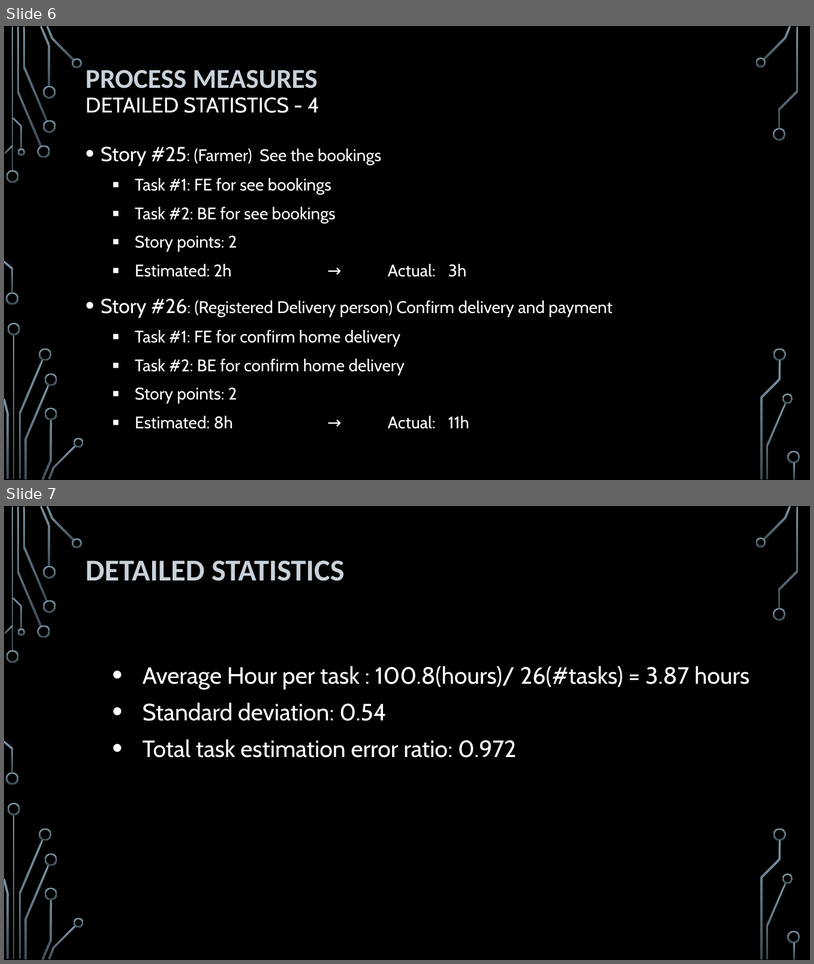
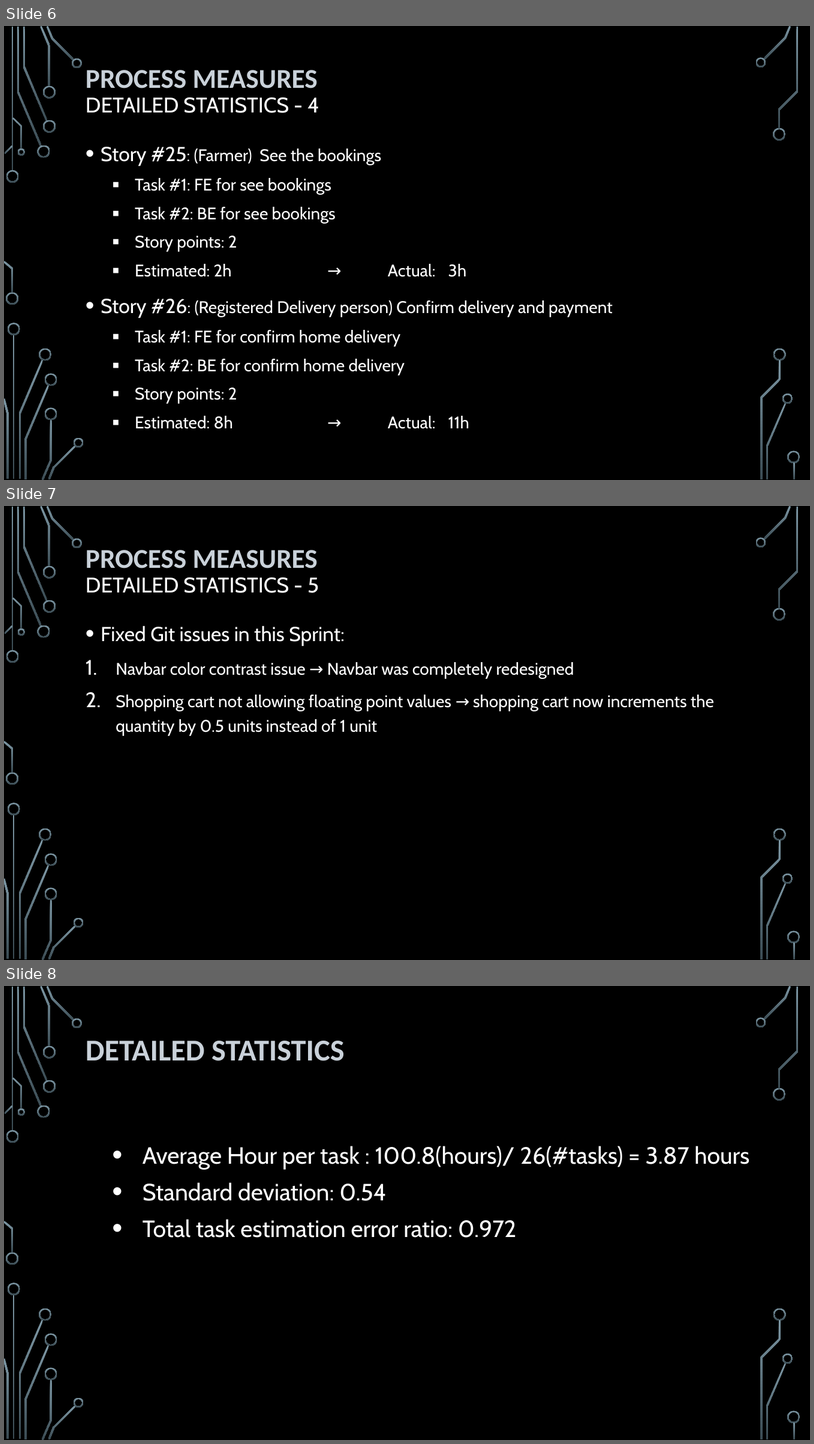
Before and after one commit to HeydarliAtabay/SolidarityPurchasingGroup, a slide deck: Retrospective/Sprint 3 - Retrospective.pptx. Shown one above the other, each under a label of ours: slides 6 and 7 before the commit, slides 6, 7 and 8 after it. The pictures are 814x964 and 814x1444 pixels, drawn with LibreOffice and Linux fonts; fonts in the diff are those of the drawing; background and template pictures are left out. Boxes give left, top, right and bottom in pixels: in the first picture for what was removed or moved away, otherwise in the second. Text is boxed around its words. In the diff, an @@ line names an element or a change of style, - is before the commit and + after.

```diff
--- a/Retrospective/Sprint 3 - Retrospective.pptx
+++ b/Retrospective/Sprint 3 - Retrospective.pptx
@@ slide 7 added at [4,506,810,960], background picture (left out); not listed: 36 template elements that a slide beside it also shows @@
@@ title added at [86,550,319,593], 25.2 pt, text #FFFFFF @@
+PROCESS MEASURES
+DETAILED STATISTICS - 5
@@ text added at [101,625,714,735], 20 pt, text #FFFFFF @@
+• Fixed Git issues in this Sprint:
+1. Navbar color contrast issue → Navbar was completely redesigned
+2. Shopping cart not allowing floating point values → shopping cart now increments the quantity by 0.5 units instead of 1 unit
@@ what was slide 7 is now slide 8 @@
```
Also in this commit, not shown: 6 slides changed, 3 other files.
